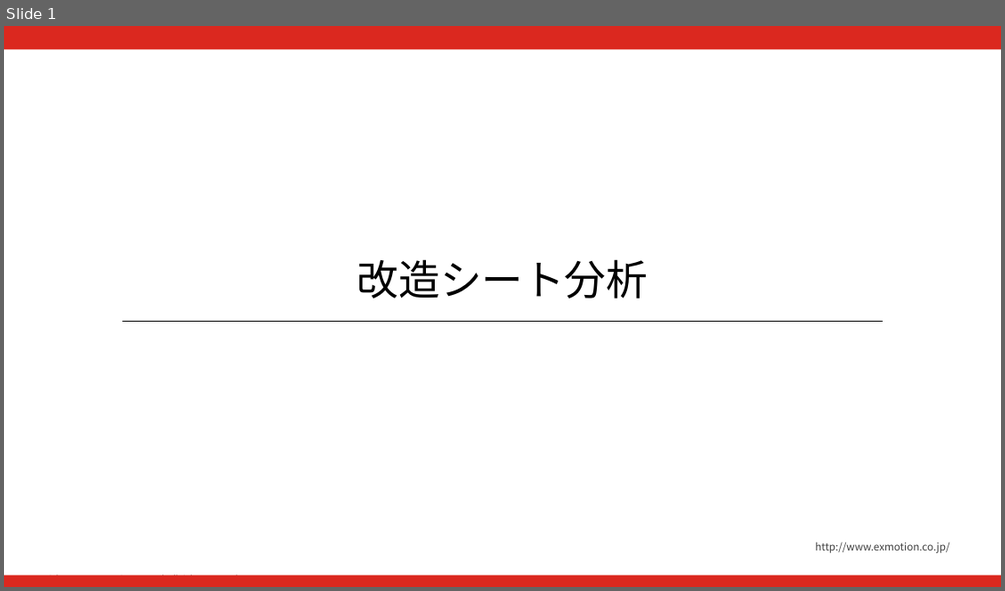
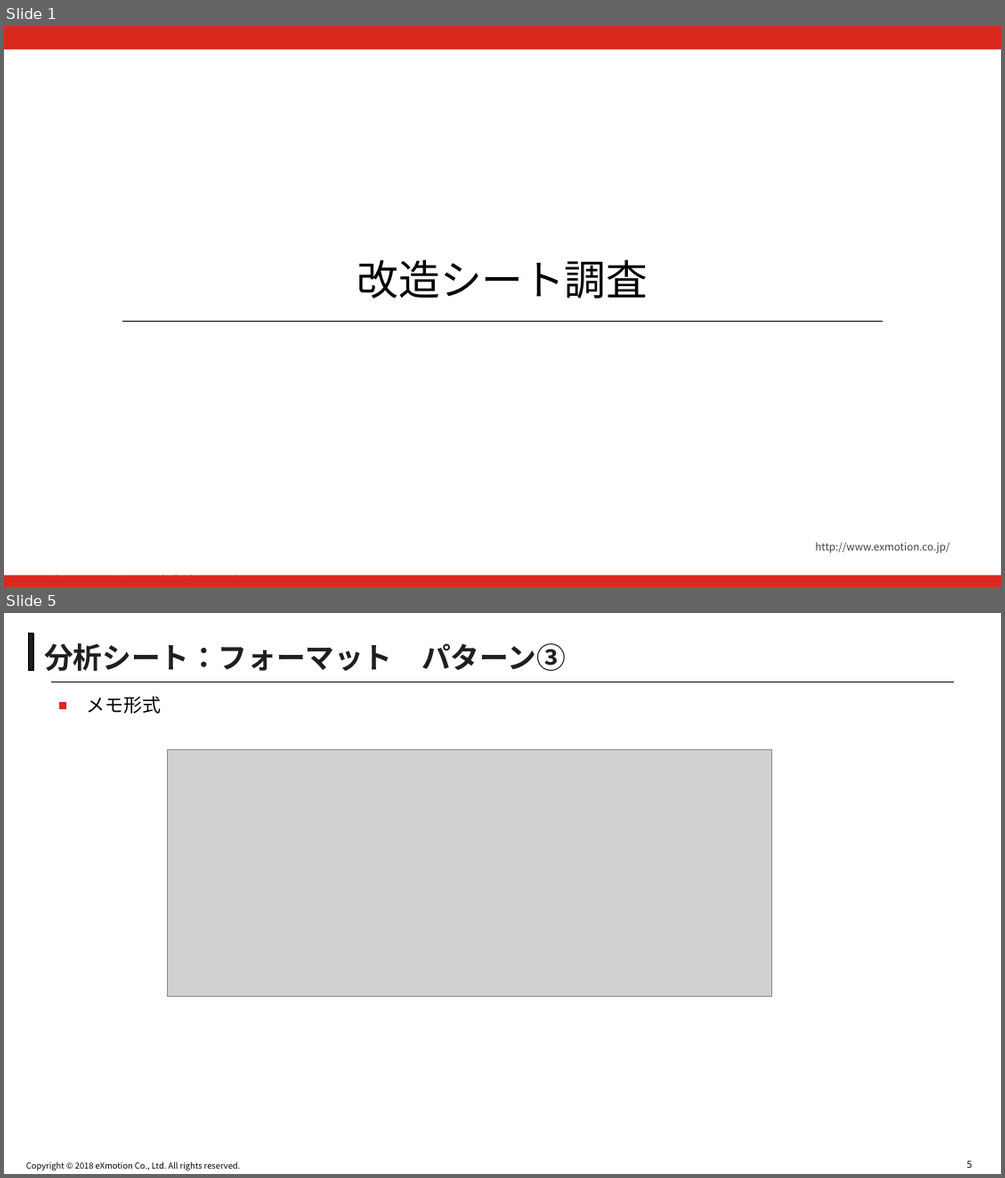
Before and after one commit to akirasueyoshi/nikon_work, a slide deck: 改造シート_exmPC.pptx. Shown one above the other, each under a label of ours: slide 1 before the commit, slides 1 and 5 after it; the slides between them are not shown. The pictures are 1005x591 and 1005x1178 pixels, drawn with LibreOffice and Linux fonts; fonts in the diff are those of the drawing; grey boxes stand for pictures; background and template pictures are left out. Boxes give left, top, right and bottom in pixels: in the first picture for what was removed or moved away, otherwise in the second. Text is boxed around its words. In the diff, an @@ line names an element or a change of style, - is before the commit and + after.

```diff
--- a/改造シート_exmPC.pptx
+++ b/改造シート_exmPC.pptx
@@ slide 5 added at (4, 613, 1001, 1174), background #FFFFFF; not listed: 1 template element that a slide beside it also shows @@
@@ rectangle added at (29, 634, 34, 671), fill #1E1E1E, outline #000000 1.5 pt @@
@@ title added at (44, 643, 566, 671), 28 pt, text #1E1E1E, bold @@
+分析シート：フォーマット パターン③
@@ line added from (51, 682) to (954, 682), #000000 0.75 pt @@
@@ text added at (87, 696, 162, 714), 18 pt, text #000000 @@
+■ メモ形式
@@ picture added at (167, 750, 772, 996) @@
@@ page number added at (967, 1160, 972, 1167), 9 pt, text #000000 @@
+5
@@ slide 1 changed as well @@
@@ title at (357, 259, 647, 298): text changed @@
-改造シート分析
+改造シート調査
```
Also in this commit, not shown: 3 other slides changed, 4 other slides added, 1 slide removed.
